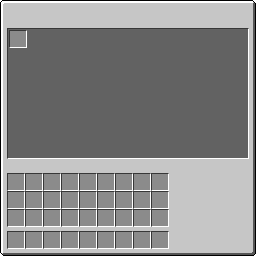
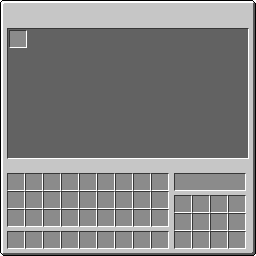
Layer changes from the first (256, 256) image to the second:
painted on "Pasted Layer" over <box>174,173,246,249</box>
